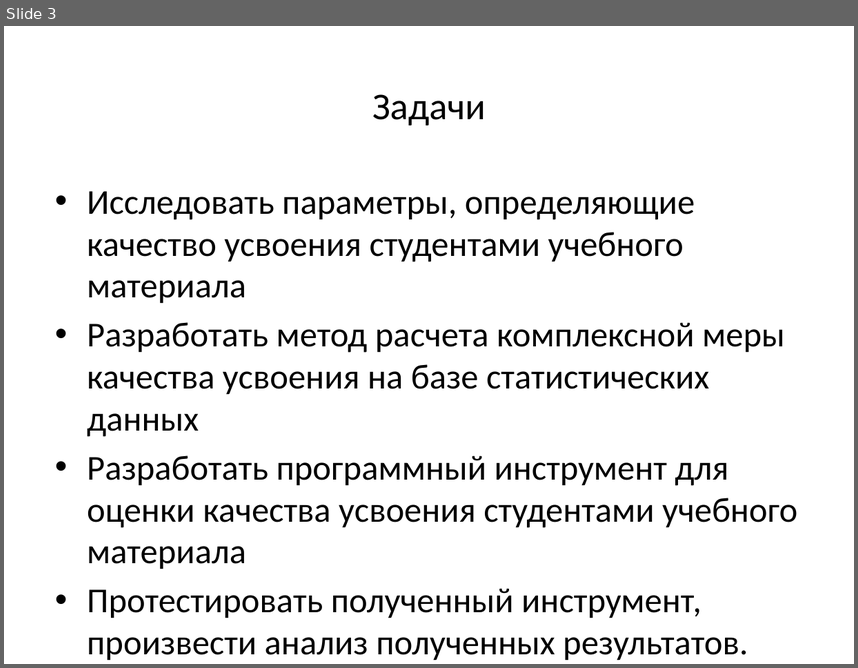
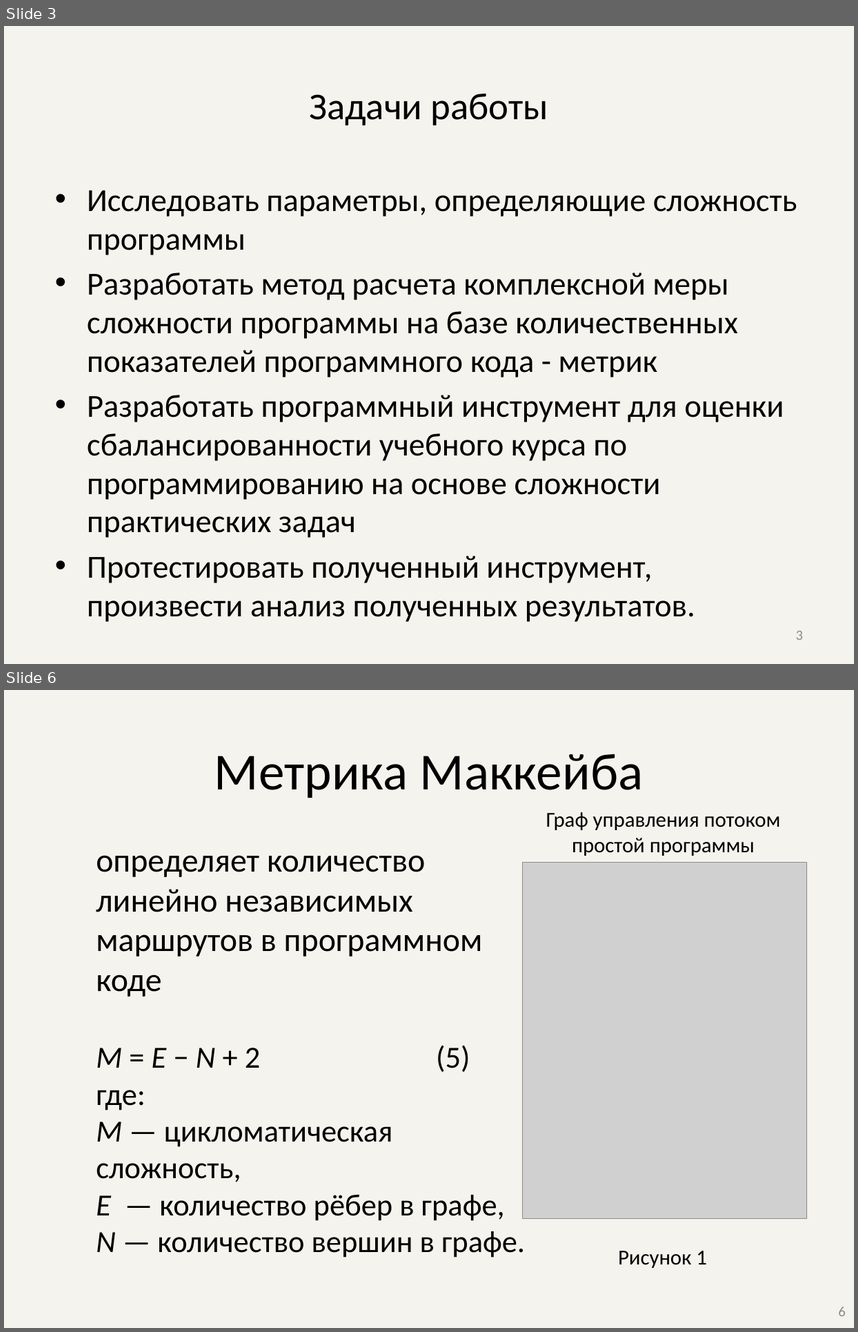
Before and after one commit to AlexDevyatov/Dissertation, a slide deck: Презентация.pptx. Shown one above the other, each under a label of ours: slide 3 before the commit, slides 3 and 6 after it; the slides between them are not shown. The pictures are 858x668 and 858x1332 pixels, drawn with LibreOffice and Linux fonts; fonts in the diff are those of the drawing; grey boxes stand for pictures. Boxes give left, top, right and bottom in pixels: in the first picture for what was removed or moved away, otherwise in the second. Text is boxed around its words. In the diff, an @@ line names an element or a change of style, - is before the commit and + after.

```diff
--- a/Презентация.pptx
+++ b/Презентация.pptx
@@ slide 6 added at bbox=[4, 690, 854, 1328], background #EEECE1 at 60% opacity @@
@@ title added at bbox=[214, 753, 643, 798], 44 pt, text #000000 @@
+Метрика Маккейба
@@ text added at bbox=[546, 812, 781, 856], 18 pt, text #000000 @@
+Граф управления потоком простой программы
@@ text added at bbox=[96, 855, 525, 1257], 26 pt, text #000000 @@
+определяет количество линейно независимых маршрутов в программном коде
+M = E − N + 2 (5)
+где:
+M — цикломатическая сложность,
+E — количество рёбер в графе,
+N — количество вершин в графе.
@@ picture added at bbox=[523, 862, 806, 1219] @@
@@ text added at bbox=[618, 1250, 707, 1268], 18 pt, text #000000 @@
+Рисунок 1
@@ page number added at bbox=[838, 1306, 845, 1316], 12 pt, text #8C8C8C @@
+6
@@ slide 3 changed as well @@
@@ background #FFFFFF to #EEECE1 at 60% opacity @@
@@ title at bbox=[309, 93, 548, 125]: text changed @@
-Задачи
+Задачи работы
@@ text at bbox=[87, 190, 797, 537]: text changed; size 29.6 to 27.2 pt @@
-• Исследовать параметры, определяющие качество усвоения студентами учебного материала
-• Разработать метод расчета комплексной меры качества усвоения на базе статистических данных
-• Разработать программный инструмент для оценки качества усвоения студентами учебного материала
+• Исследовать параметры, определяющие сложность программы
+• Разработать метод расчета комплексной меры сложности программы на базе количественных показателей программного кода - метрик
+• Разработать программный инструмент для оценки сбалансированности учебного курса по программированию на основе сложности практических задач
@@ text at bbox=[87, 555, 652, 583]: size 29.6 to 27.2 pt in "Протестировать полученный инструмент, произвести анализ полу ..." @@
@@ page number added at bbox=[796, 630, 803, 639], 12 pt, text #8C8C8C @@
+3
```
Also in this commit, not shown: 1 other slide changed, 17 other slides added, 7 slides removed, 13 other files.
